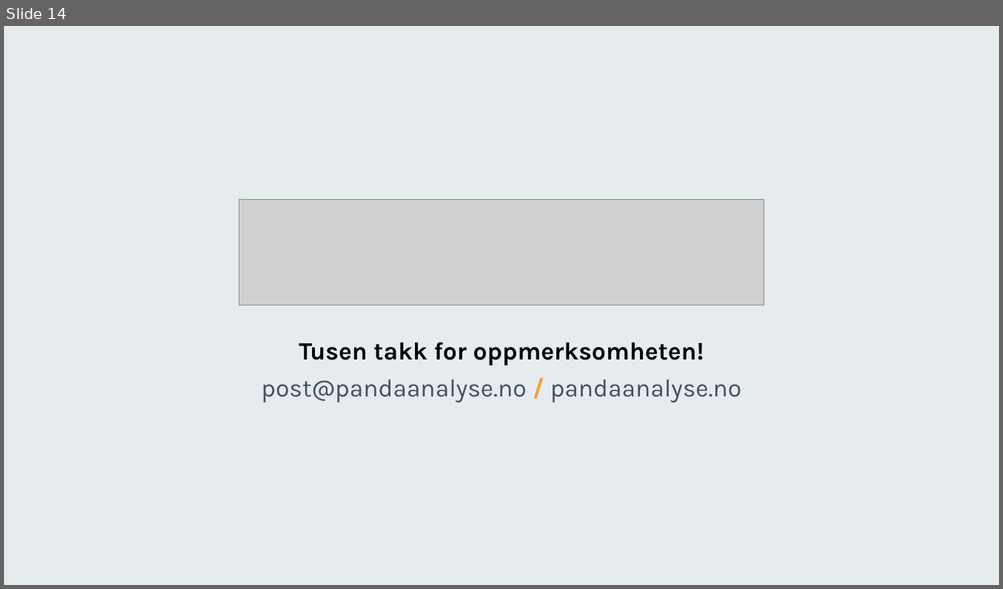
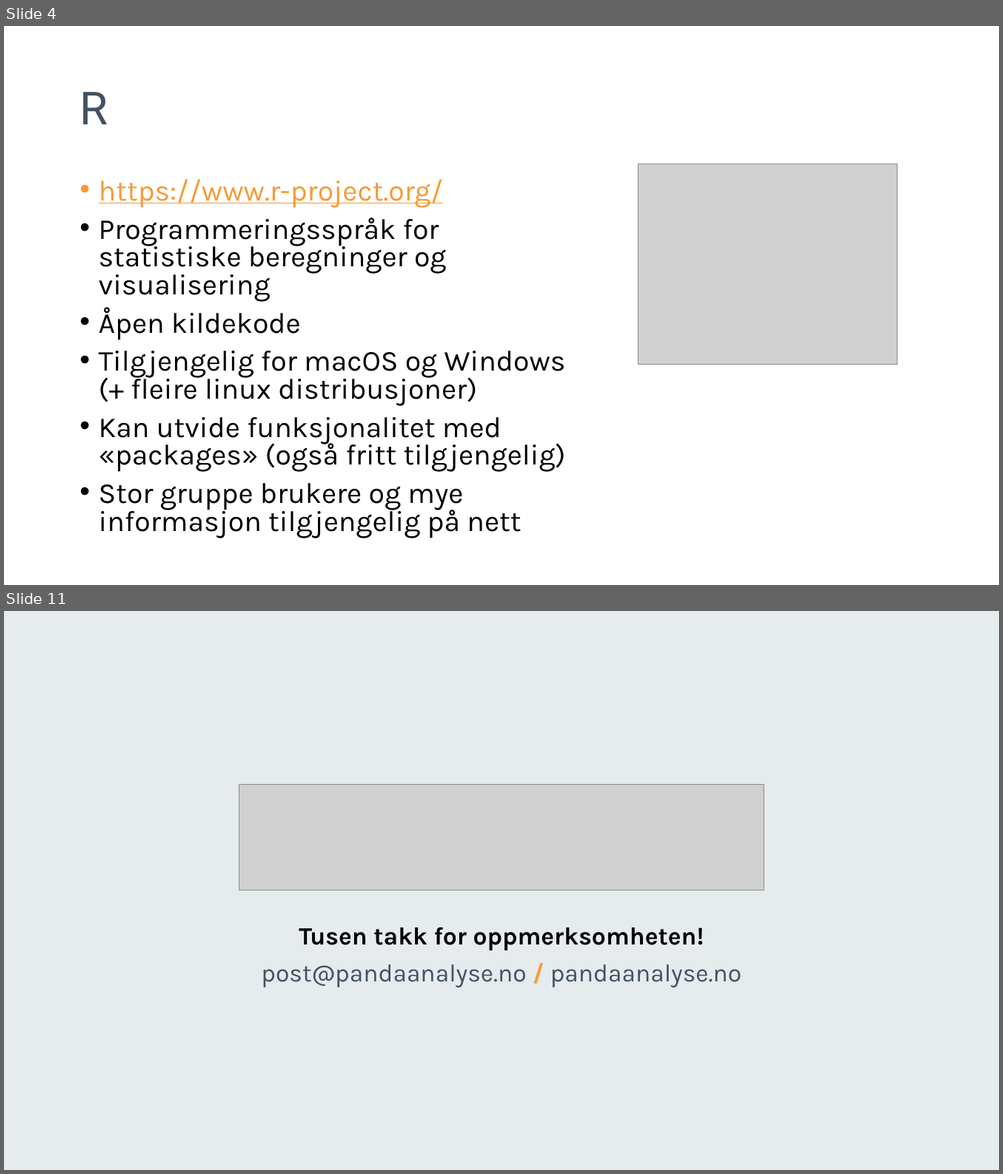
Before and after one commit to pandaAPIkurs/kursdata, a slide deck: Trinn1.pptx. Shown one above the other, each under a label of ours: slide 14 before the commit, slides 4 and 11 after it; the slides between them are not shown. The pictures are 1003x589 and 1003x1174 pixels, drawn with LibreOffice and Linux fonts; fonts in the diff are those of the drawing; grey boxes stand for pictures; background and template pictures are left out. Boxes give left, top, right and bottom in pixels: in the first picture for what was removed or moved away, otherwise in the second. Text is boxed around its words. In the diff, an @@ line names an element or a change of style, - is before the commit and + after.

```diff
--- a/Trinn1.pptx
+++ b/Trinn1.pptx
@@ slide 4 added at (4,26,999,585), background #FFFFFF @@
@@ title added at (79,92,108,124), 44 pt, text #425161 @@
+R
@@ text added at (99,179,566,539), 28 pt, text #000000 @@
+• https://www.r-project.org/
+• Programmeringsspråk for statistiske beregninger og visualisering
+• Åpen kildekode
+• Tilgjengelig for macOS og Windows (+ fleire linux distribusjoner)
+• Kan utvide funksjonalitet med «packages» (også fritt tilgjengelig)
+• Stor gruppe brukere og mye informasjon tilgjengelig på nett
@@ picture added at (638,164,897,365) @@
@@ what was slide 14 is now slide 11 @@
```
Also in this commit, not shown: 1 slide changed, 8 other slides added, 12 slides removed, 1 other file.
